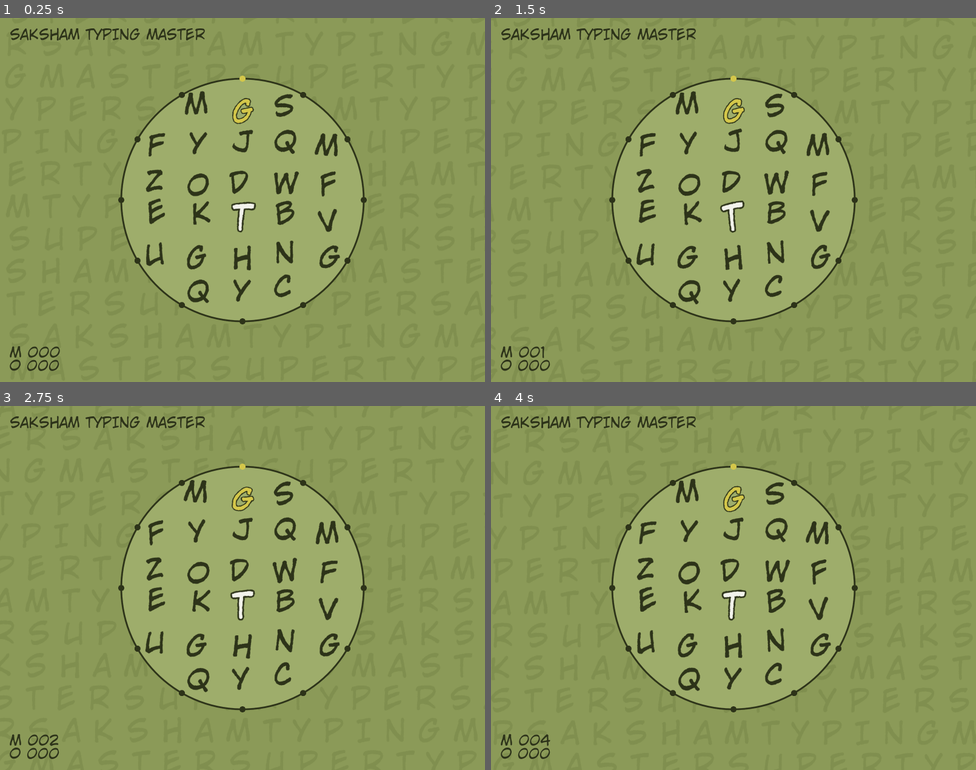
Above: before the commit, frames 1-4 (two rows, left to right).
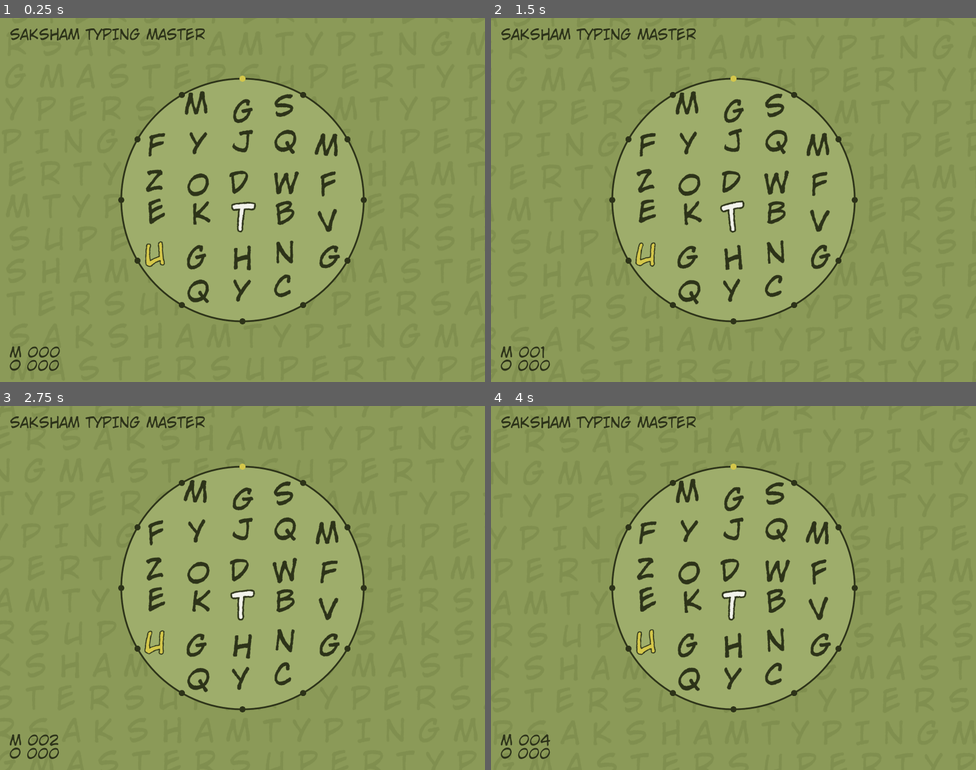
Above: after the commit, the same moments.

Repository: skdigilit/saksham-typing-game
Game: Godot game, scene res://game_main.tscn
The game is run twice, just before and just after one commit, with the same random seed, the same clock (stepped at 60 frames per second) and the same inputs. The project has no main scene, so this scene is started directly.
Inputs:
- Up to frame 1 (0.25 s): no input
- Up to frame 2 (1.5 s): tap Enter at 0.5 s; tap Z at 0.6, 1.35 s; hold A from 1.28 s (still down)
- Up to frame 3 (2.75 s): release A at 2.03 s; tap Z at 2.1 s
- Up to frame 4 (4 s): tap Z at 2.85, 3.6 s; hold A from 3.53 s (still down)

The runs differ from the first frame. In frame 1, 0.4% of the frame differs, in the area x 29-53%, y 22-69%; in frame 2, 0.4%; in frame 3, 0.4%; in frame 4, 0.4%, in the area x 29-53%, y 21-69%.

Commit message:
not BFS , random next letter

Diff:
--- a/collectibles/collectible_manager.gd
+++ b/collectibles/collectible_manager.gd
@@ -36,13 +36,7 @@
 	player.moved_to.connect(_on_player_moved)
 
 
-## The minimum number of key presses the player must make to reach the gold letter.
-## 4 means the gold letter is always at least 4 moves away — never right next door.
-## Increase to make the player travel further for each collectible; decrease for shorter trips.
-const MIN_DISTANCE: int = 4
-
-## Spawns a new collectible at a cell at least MIN_DISTANCE keystrokes from the player.
-## Falls back to smaller distances if not enough far cells are available.
+## Spawns a new collectible at a random cell that is not the player's current position.
 func spawn_collectible() -> void:
 	if grid == null:
 		return
@@ -50,27 +44,11 @@
 	var all_positions: Array[Vector2i] = GridHelpers.all_positions()
 	var player_pos: Vector2i = Vector2i(player.current_row, player.current_col)
 
-	## BFS from the player to get move-distance to every reachable cell
-	var distances: Dictionary = GridHelpers.bfs_distances(player.current_row, player.current_col)
-
-	## Try MIN_DISTANCE first, then fall back to smaller distances if needed
+	## Any cell except the one the player is standing on
 	var candidates: Array[Vector2i] = []
-	var required_dist: int = MIN_DISTANCE
-	while candidates.is_empty() and required_dist >= 1:
-		for pos in all_positions:
-			if pos == player_pos:
-				continue
-			var d: int = distances.get(pos, 0)
-			if d >= required_dist:
-				candidates.append(pos)
-		if candidates.is_empty():
-			required_dist -= 1
-
-	## Last resort: any cell other than the player's own
-	if candidates.is_empty():
-		for pos in all_positions:
-			if pos != player_pos:
-				candidates.append(pos)
+	for pos in all_positions:
+		if pos != player_pos:
+			candidates.append(pos)
 
 	## Pick a random candidate
 	if candidates.is_empty():
